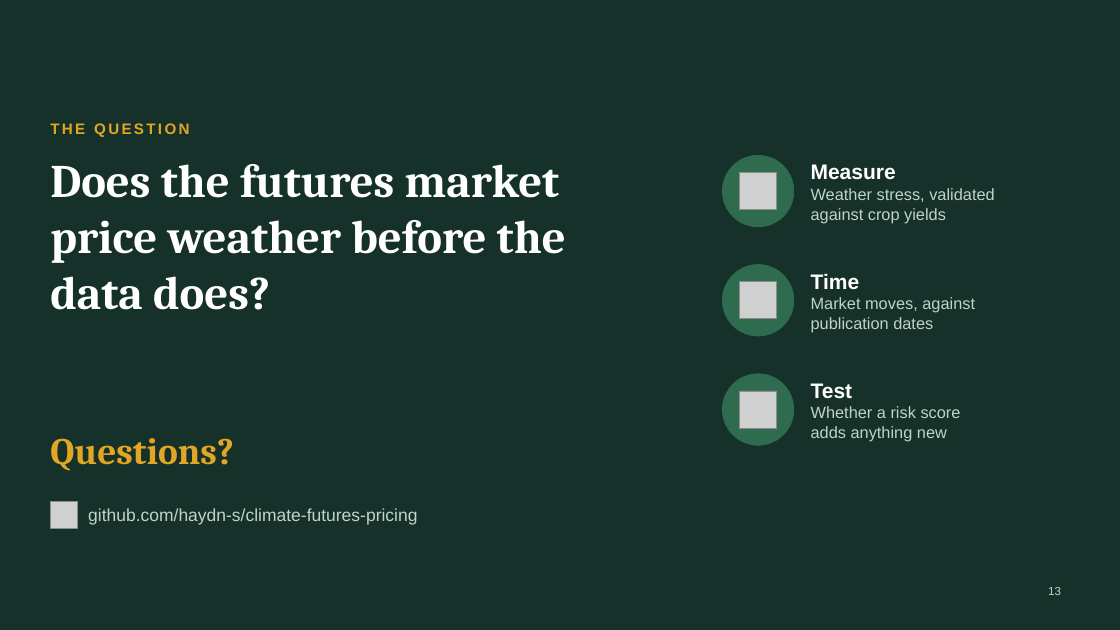
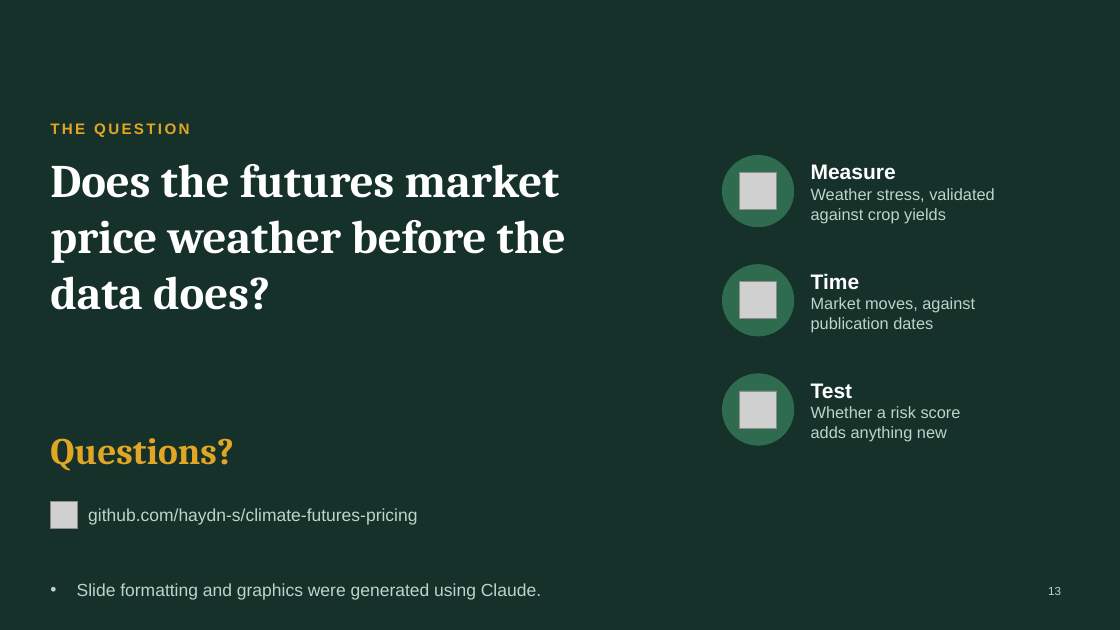
Before and after one commit to haydn-s/climate-futures-pricing, a slide deck: slide 13 of presentation/climate-futures-pricing-proposal.pptx. Drawn at 1120x630 pixels with LibreOffice and Linux fonts; fonts in the diff are those of the drawing; grey boxes stand for pictures. Boxes give left, top, right and bottom in pixels: in the first picture for what was removed or moved away, otherwise in the second. Text is boxed around its words. In the diff, an @@ line names an element or a change of style, - is before the commit and + after.

```diff
--- a/presentation/climate-futures-pricing-proposal.pptx
+++ b/presentation/climate-futures-pricing-proposal.pptx
@@ text added at [77, 583, 541, 600], 15 pt, text #BFD3C8 @@
+• Slide formatting and graphics were generated using Claude.
```
Also in this commit, not shown: 3 other slides changed.
